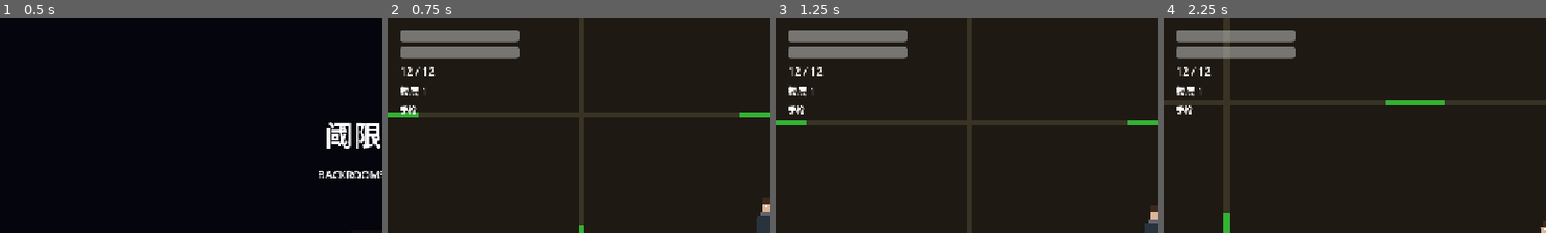
Above: before the commit, frames 1-4 (left to right).
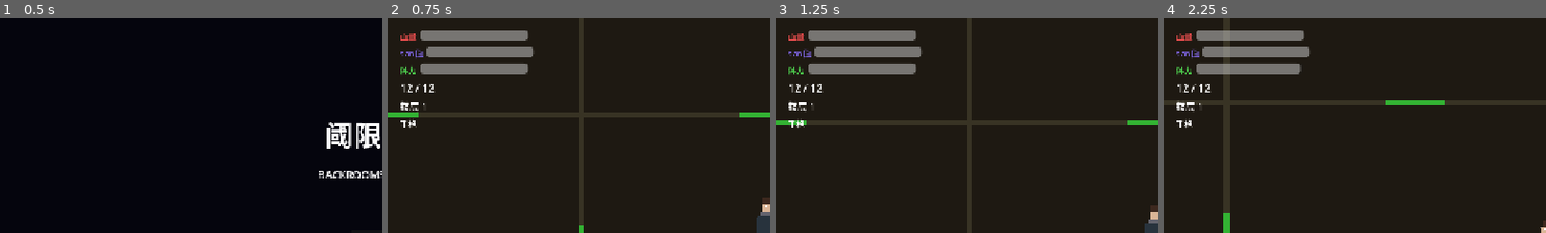
Above: after the commit, the same moments.

Repository: WhiteGiverMa/backrooms-roguelite
Game: Godot game, scene res://scenes/ui/main_menu.tscn
The game is run twice, just before and just after one commit, with the same random seed, the same clock (stepped at 60 frames per second) and the same inputs.
Inputs (mouse positions are % of the whole screen's width and height, from its top left):
- Up to frame 1 (0.5 s): no input
- Up to frame 2 (0.75 s): click "开始探索" at 0.5 s
- Up to frame 3 (1.25 s): no input
- Up to frame 4 (2.25 s): tap Enter at 1.25 s; move the mouse to (72, 45) at 1.27 s; hold D (move_right) 1.28-2.03 s; tap Shift (dash) at 1.35, 2.1 s; move the mouse to (30, 55) at 2.02 s; hold S (move_down) from 2.03 s (still down)
The pictures show only the part of the screen within x 0-50%, y 0-50%; the shares and areas given below are measured in that part.

Frame 1 is identical in both runs. In frame 2, 3.5% of the frame differs, in the area x 3-38%, y 5-52%; in frame 3, 3.5%; in frame 4, 3.5%.

Commit message:
feat: add stamina system and labeled HUD bars
- Add stamina (max 100, regen 30/s, dash costs 25) to player

- Reorganize HUD with labeled rows: 血量/HealthBar, san值/SanityBar, 体力/StaminaBar

- Stamina regenerates over time, dash blocked when insufficient

Diff:
--- a/scenes/levels/game_level.tscn
+++ b/scenes/levels/game_level.tscn
@@ -79,16 +79,46 @@
 anchor_right = 0.0
 offset_left = 20.0
 offset_top = 20.0
-theme_override_constants/separation = 8
+theme_override_constants/separation = 6
 
-[node name="HealthBar" type="ProgressBar" parent="HUD/VBoxContainer"]
-custom_minimum_size = Vector2(200, 20)
+[node name="HealthRow" type="HBoxContainer" parent="HUD/VBoxContainer"]
+theme_override_constants/separation = 6
+
+[node name="HealthLabel" type="Label" parent="HUD/VBoxContainer/HealthRow"]
+text = "血量"
+theme_override_font_sizes/font_size = 14
+theme_override_colors/font_color = Color(0.9, 0.3, 0.3, 1)
+
+[node name="HealthBar" type="ProgressBar" parent="HUD/VBoxContainer/HealthRow"]
+custom_minimum_size = Vector2(180, 18)
 max_value = 100.0
 value = 100.0
 show_percentage = false
 
-[node name="SanityBar" type="ProgressBar" parent="HUD/VBoxContainer"]
-custom_minimum_size = Vector2(200, 20)
+[node name="SanityRow" type="HBoxContainer" parent="HUD/VBoxContainer"]
+theme_override_constants/separation = 6
+
+[node name="SanityLabel" type="Label" parent="HUD/VBoxContainer/SanityRow"]
+text = "san值"
+theme_override_font_sizes/font_size = 14
+theme_override_colors/font_color = Color(0.5, 0.4, 0.9, 1)
+
+[node name="SanityBar" type="ProgressBar" parent="HUD/VBoxContainer/SanityRow"]
+custom_minimum_size = Vector2(180, 18)
+max_value = 100.0
+value = 100.0
+show_percentage = false
+
+[node name="StaminaRow" type="HBoxContainer" parent="HUD/VBoxContainer"]
+theme_override_constants/separation = 6
+
+[node name="StaminaLabel" type="Label" parent="HUD/VBoxContainer/StaminaRow"]
+text = "体力"
+theme_override_font_sizes/font_size = 14
+theme_override_colors/font_color = Color(0.3, 0.8, 0.3, 1)
+
+[node name="StaminaBar" type="ProgressBar" parent="HUD/VBoxContainer/StaminaRow"]
+custom_minimum_size = Vector2(180, 18)
 max_value = 100.0
 value = 100.0
 show_percentage = false
--- a/scripts/player/player.gd
+++ b/scripts/player/player.gd
@@ -2,6 +2,7 @@
 class_name Player
 
 signal health_changed(current: float, max_hp: float)
+signal stamina_changed(current: float, max_st: float)
 signal ammo_changed(current: int, max_ammo: int)
 signal weapon_changed(weapon: Weapon)
 
@@ -12,6 +13,10 @@
 
 var max_health: float = 100.0
 var health: float = max_health
+var max_stamina: float = 100.0
+var stamina: float = max_stamina
+var stamina_regen: float = 30.0
+var dash_stamina_cost: float = 25.0
 var current_weapon: Weapon = null
 var weapon_inventory: Array[Weapon] = []
 
@@ -164,6 +169,8 @@
 		return
 
 	dash_cooldown_timer = max(0.0, dash_cooldown_timer - delta)
+	stamina = min(stamina + stamina_regen * delta, max_stamina)
+	stamina_changed.emit(stamina, max_stamina)
 	_handle_movement(delta)
 	_handle_weapon_aim()
 	_handle_actions()
@@ -171,7 +178,7 @@
 func _handle_movement(delta: float) -> void:
 	var input_dir := Input.get_vector("move_left", "move_right", "move_up", "move_down")
 
-	if Input.is_action_just_pressed("dash") and dash_cooldown_timer <= 0.0 and input_dir != Vector2.ZERO:
+	if Input.is_action_just_pressed("dash") and dash_cooldown_timer <= 0.0 and input_dir != Vector2.ZERO and stamina >= dash_stamina_cost:
 		_start_dash(input_dir)
 
 	if input_dir != Vector2.ZERO:
@@ -187,6 +194,8 @@
 	is_dashing = true
 	dash_timer = dash_duration
 	dash_cooldown_timer = dash_cooldown
+	stamina -= dash_stamina_cost
+	stamina_changed.emit(stamina, max_stamina)
 	velocity = dir * dash_speed
 	dash_particles.emitting = true
 
--- a/scripts/ui/hud.gd
+++ b/scripts/ui/hud.gd
@@ -1,7 +1,8 @@
 extends CanvasLayer
 
-@onready var health_bar: ProgressBar = $VBoxContainer/HealthBar
-@onready var sanity_bar: ProgressBar = $VBoxContainer/SanityBar
+@onready var health_bar: ProgressBar = $VBoxContainer/HealthRow/HealthBar
+@onready var sanity_bar: ProgressBar = $VBoxContainer/SanityRow/SanityBar
+@onready var stamina_bar: ProgressBar = $VBoxContainer/StaminaRow/StaminaBar
 @onready var ammo_label: Label = $VBoxContainer/AmmoLabel
 @onready var floor_label: Label = $VBoxContainer/FloorLabel
 @onready var weapon_label: Label = $VBoxContainer/WeaponLabel
@@ -11,6 +12,7 @@
 	var player = get_tree().get_first_node_in_group("player")
 	if player:
 		player.health_changed.connect(_on_health_changed)
+		player.stamina_changed.connect(_on_stamina_changed)
 		player.ammo_changed.connect(_on_ammo_changed)
 		player.weapon_changed.connect(_on_weapon_changed)
 
@@ -24,6 +26,10 @@
 func _on_sanity_changed(current: float) -> void:
 	sanity_bar.value = current
 
+func _on_stamina_changed(current: float, max_st: float) -> void:
+	stamina_bar.max_value = max_st
+	stamina_bar.value = current
+
 func _on_ammo_changed(current: int, max_ammo: int) -> void:
 	ammo_label.text = "%d / %d" % [current, max_ammo]
 
